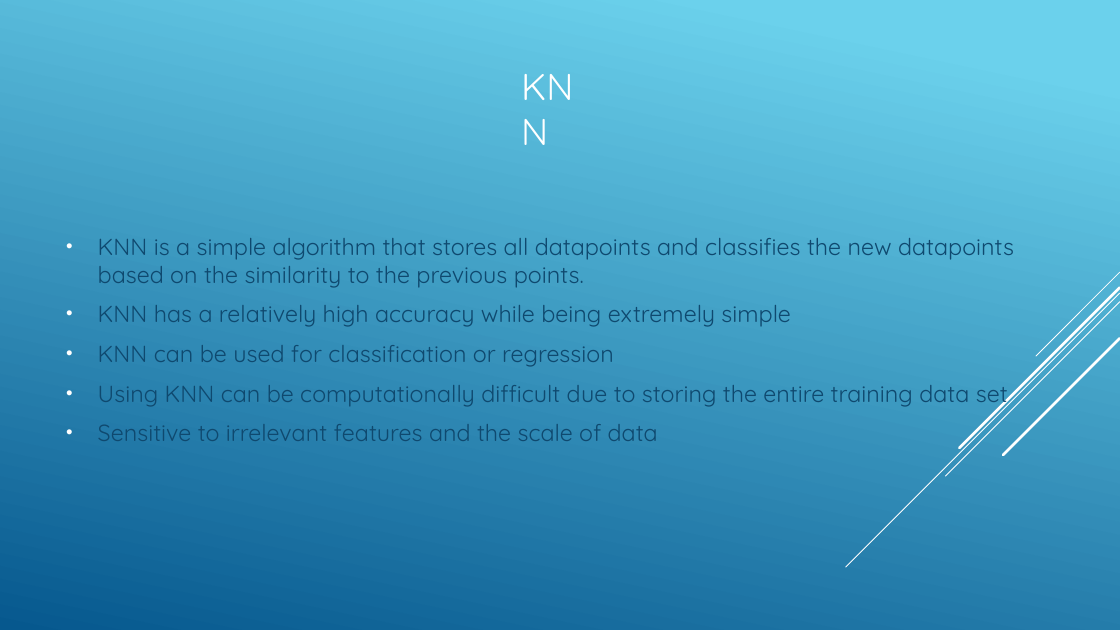
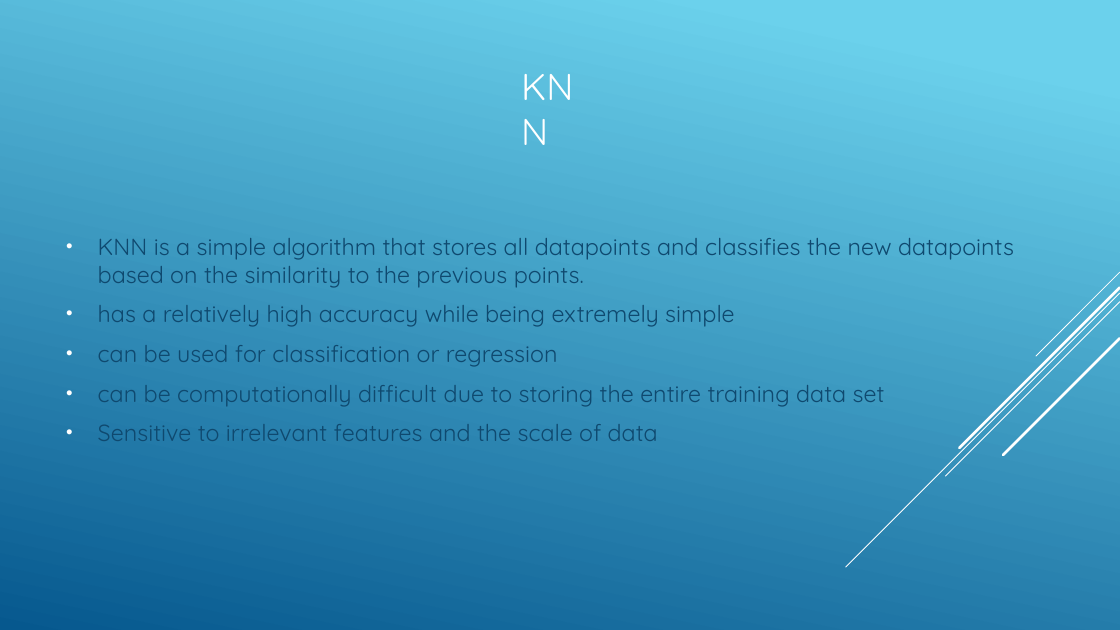
Before and after one commit to efuller11/Thinkful, a slide deck: slide 12 of New York Education System capstone.pptx (slide 14 before the commit). Drawn at 1120x630 pixels with LibreOffice and Linux fonts; fonts in the diff are those of the drawing. Boxes give left, top, right and bottom in pixels: in the first picture for what was removed or moved away, otherwise in the second. Text is boxed around its words. In the diff, an @@ line names an element or a change of style, - is before the commit and + after.

```diff
--- a/New York Education System capstone.pptx
+++ b/New York Education System capstone.pptx
@@ text at (98, 305, 885, 407): text changed @@
-• KNN has a relatively high accuracy while being extremely simple
-• KNN can be used for classification or regression
-• Using KNN can be computationally difficult due to storing the entire training data set
+• has a relatively high accuracy while being extremely simple
+• can be used for classification or regression
+• can be computationally difficult due to storing the entire training data set
```
Also in this commit, not shown: 14 other slides changed.
